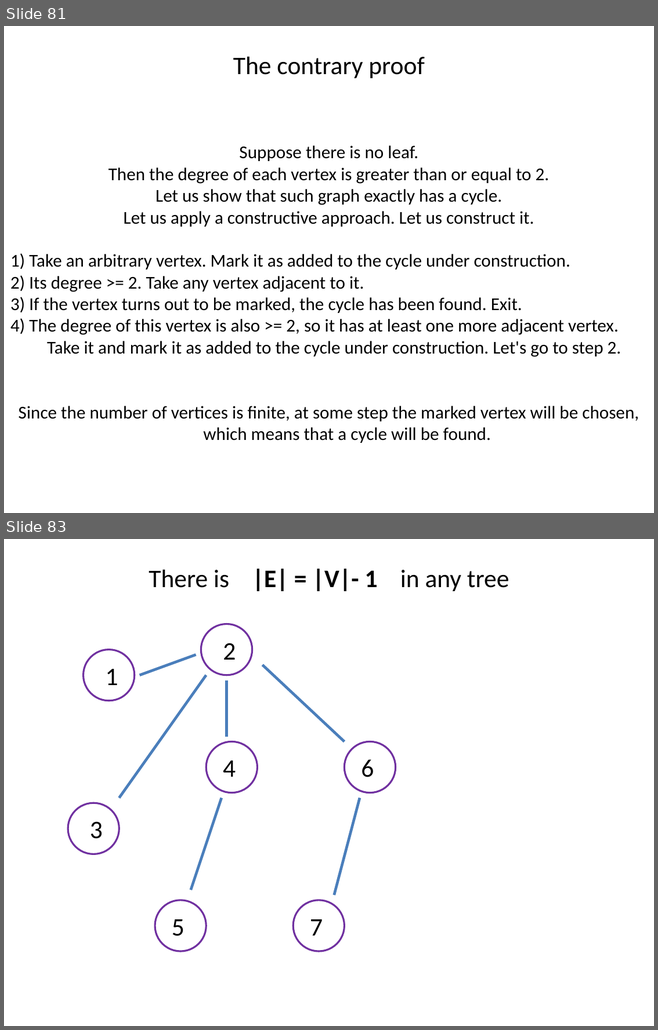
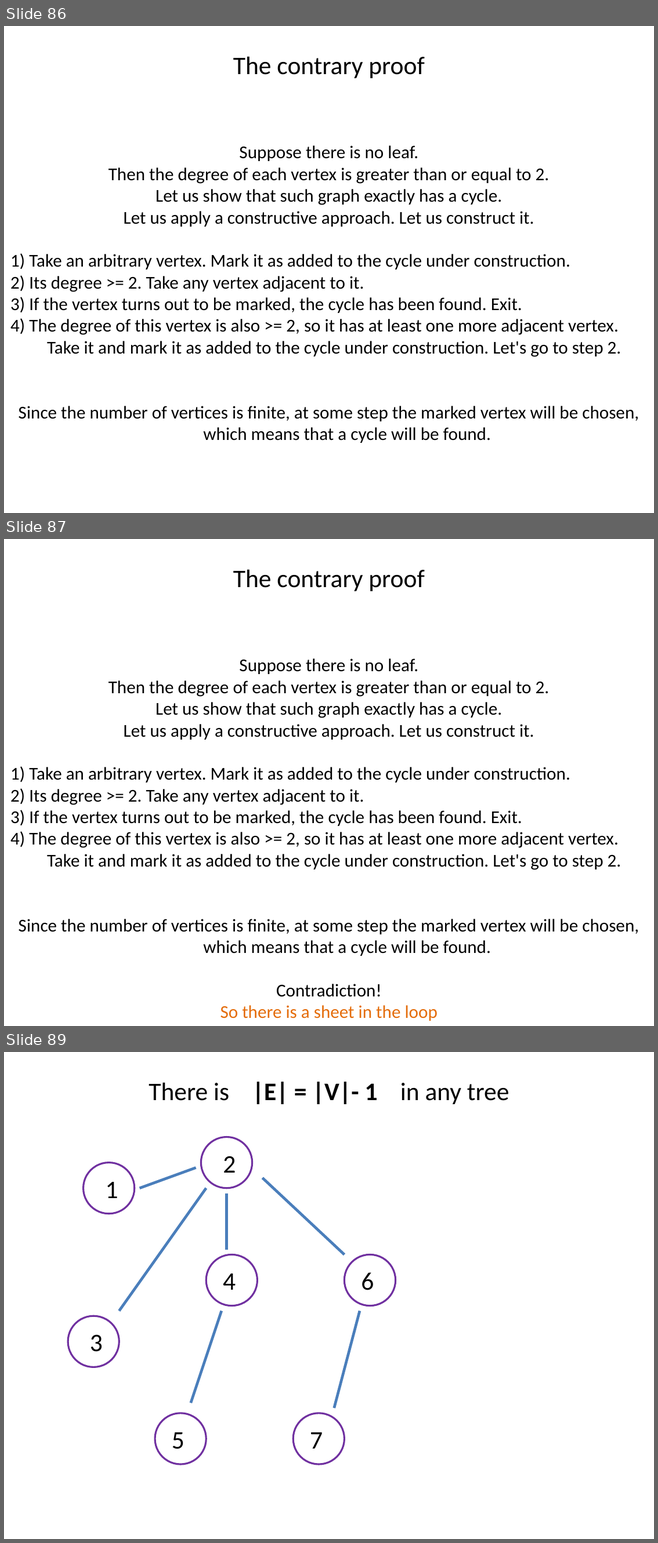
Before and after one commit to SteinbergOB/GraphAlgorithms_en, a slide deck: Presentation/Lection 0.pptx. Shown one above the other, each under a label of ours: slides 81 and 83 before the commit, slides 86, 87 and 89 after it; the slides between them are not shown. The pictures are 658x1030 and 658x1543 pixels, drawn with LibreOffice and Linux fonts; fonts in the diff are those of the drawing. Boxes give left, top, right and bottom in pixels: in the first picture for what was removed or moved away, otherwise in the second. Text is boxed around its words. In the diff, an @@ line names an element or a change of style, - is before the commit and + after.

```diff
--- a/Presentation/Lection 0.pptx
+++ b/Presentation/Lection 0.pptx
@@ slide 87 added at bbox=[4, 539, 654, 1026], background #FFFFFF @@
@@ text added at bbox=[233, 569, 424, 591], 28 pt, text #000000 @@
+The contrary proof
@@ text added at bbox=[10, 658, 639, 1021], 20 pt, text #000000 @@
+Suppose there is no leaf.
+Then the degree of each vertex is greater than or equal to 2.
+Let us show that such graph exactly has a cycle.
+Let us apply a constructive approach. Let us construct it.
+1) Take an arbitrary vertex. Mark it as added to the cycle under construction.
+2) Its degree >= 2. Take any vertex adjacent to it.
+3) If the vertex turns out to be marked, the cycle has been found. Exit.
+4) The degree of this vertex is also >= 2, so it has at least one more adjacent vertex. Take it and mark it as added to the cycle under construction. Let's go to step 2.
+Since the number of vertices is finite, at some step the marked vertex will be chosen, which means that a cycle will be found.
+Contradiction!
+So there is a sheet in the loop
@@ what was slide 81 is now slide 86 @@
@@ what was slide 83 is now slide 89 @@
```
Also in this commit, not shown: 16 slides changed, 6 other slides added, 2 slides removed, 1 other file.
